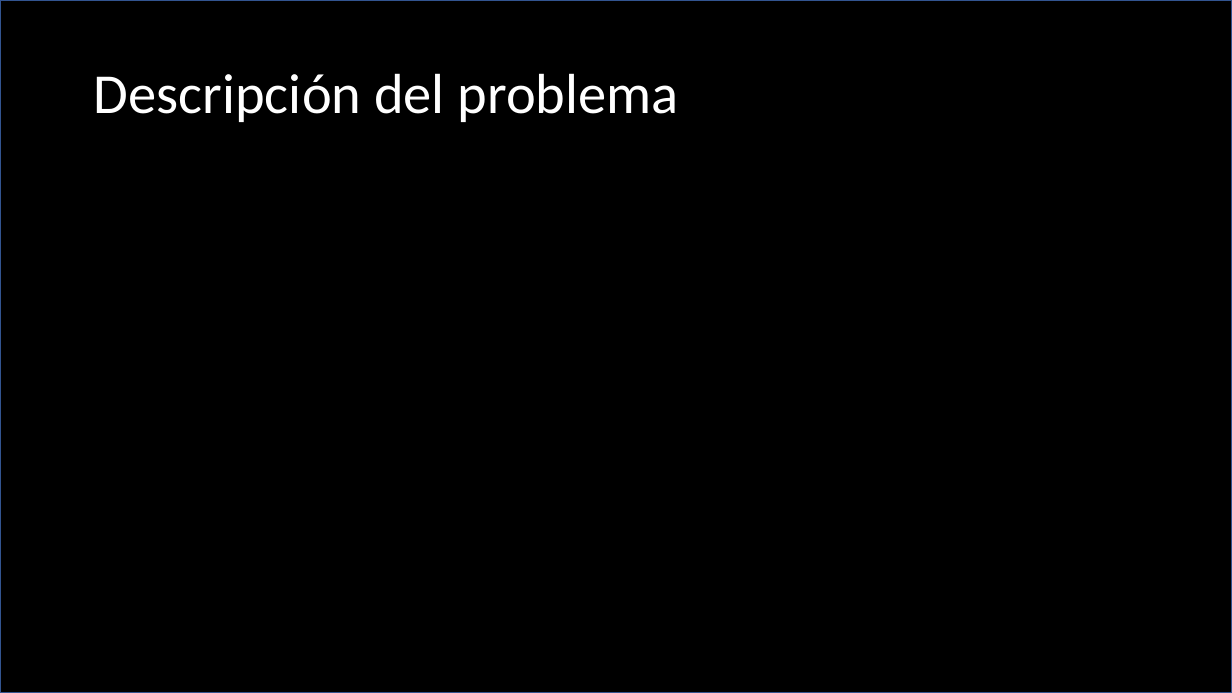
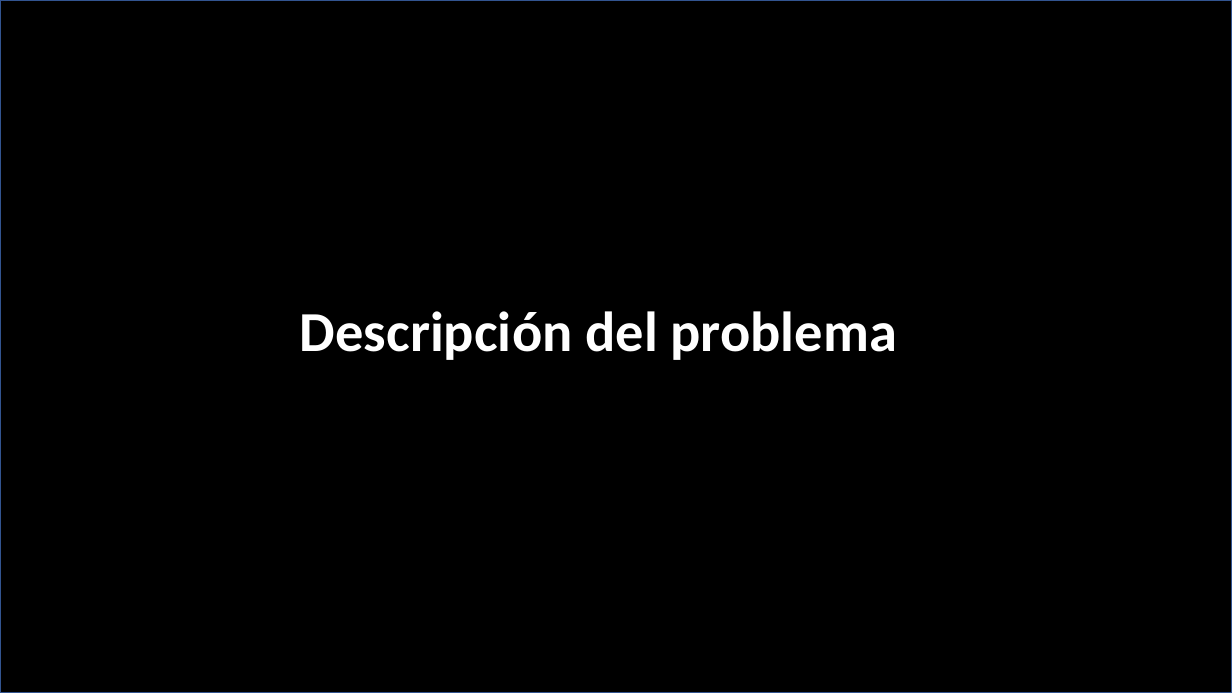
Before and after one commit to Luis-Enrique-Mora/Database-Project, a slide deck: slide 3 of Presentación.pptx. Drawn at 1232x693 pixels with LibreOffice and Linux fonts; fonts in the diff are those of the drawing. Boxes give left, top, right and bottom in pixels: in the first picture for what was removed or moved away, otherwise in the second. Text is boxed around its words. In the diff, an @@ line names an element or a change of style, - is before the commit and + after.

Commit message:
presentacion

```diff
--- a/Presentación.pptx
+++ b/Presentación.pptx
@@ table at bbox=[291, 294, 942, 400] @@
@@ bold on @@
@@ table: place and size @@
-table at bbox=[85, 55, 1148, 162]
+table at bbox=[291, 294, 942, 400]
```
Also in this commit, not shown: 1 slide added, 1 other file.
